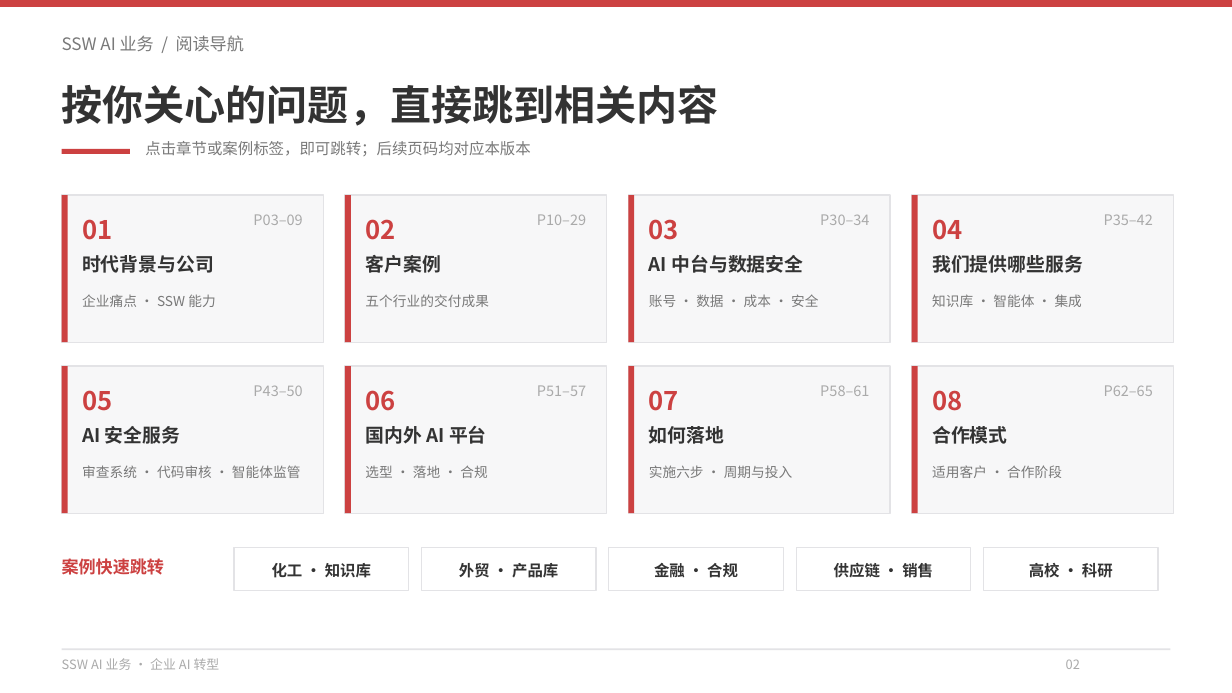
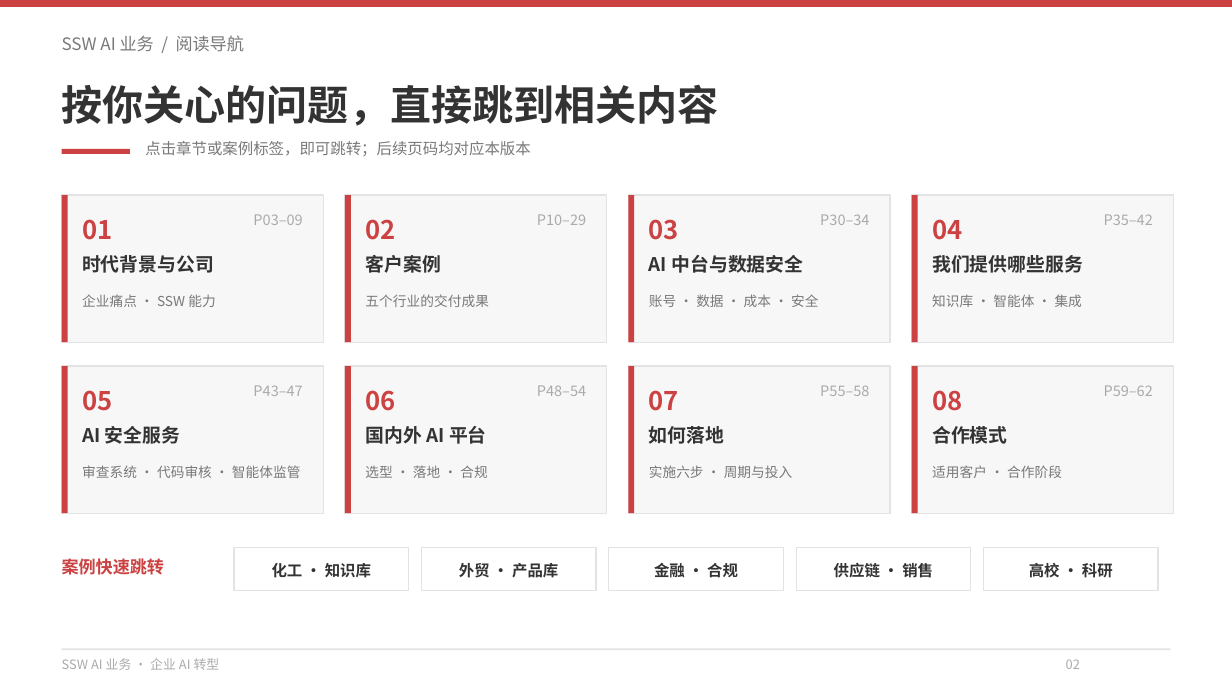
Before and after one commit to hveraus/ssw-business, a slide deck: slide 2 of SSW AI 业务_v2/SSW AI 业务_v3.pptx. Drawn at 1232x693 pixels with LibreOffice and Linux fonts; fonts in the diff are those of the drawing. Boxes give left, top, right and bottom in pixels: in the first picture for what was removed or moved away, otherwise in the second. Text is boxed around its words. In the diff, an @@ line names an element or a change of style, - is before the commit and + after.

```diff
--- a/SSW AI 业务_v2/SSW AI 业务_v3.pptx
+++ b/SSW AI 业务_v2/SSW AI 业务_v3.pptx
@@ text at box(253, 385, 302, 396): text changed @@
-P43–50
+P43–47
@@ text at box(537, 385, 586, 396): text changed @@
-P51–57
+P48–54
@@ text at box(820, 385, 869, 396): text changed @@
-P58–61
+P55–58
@@ text at box(1104, 385, 1153, 396): text changed @@
-P62–65
+P59–62
```
Also in this commit, not shown: 18 other slides changed, 3 slides removed, 2 other files.
